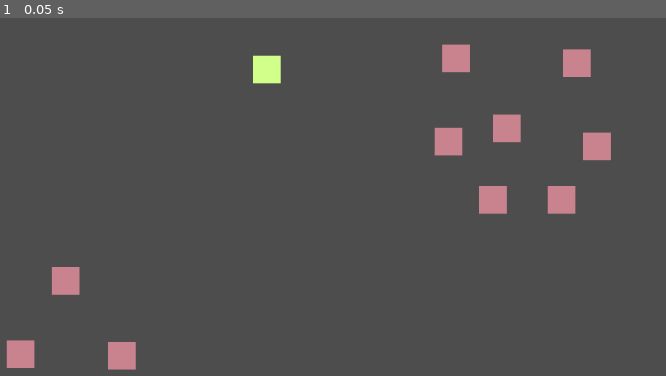
Above: before the commit, frame 1.
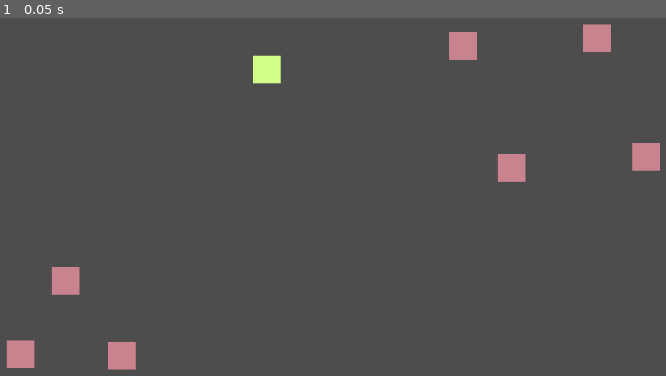
Above: after the commit, the same moment.

Repository: jonathaneeckhout/jdungeon-level-server
Game: Godot game, scene res://scenes/Levels/Grassland/Grassland.tscn
Same seed, same stepped clock (60 frames per second), same inputs: the game is played once before the commit and once after it. This scene is started directly instead of the project's main scene.
Inputs:
- Up to frame 1 (0.05 s): no input

The runs differ from the first frame. In frame 1, 3.4% of the frame differs, in the area x 65-100%, y 1-55%.
Error in both runs: Invalid access to property or key 'response' on a base object of type 'bool'. (res://scripts/commonConnection.gd:25)

Commit message:
make sheep wander

Diff:
--- a/scenes/Enemies/Sheep/Sheep.gd
+++ b/scenes/Enemies/Sheep/Sheep.gd
@@ -1,8 +1,60 @@
 extends "res://scripts/entity.gd"
 
+enum STATES { IDLE, MOVE, RUN }
+
 const CLASS = "Sheep"
+const MIN_IDLE_TIME = 3
+const MAX_IDLE_TIME = 10
+const MAX_WANDER_DISTANCE = 256
+const MOVE_SPEED = 75.0
+const ARRIVAL_DISTANCE = 8
+
+var state = STATES.IDLE
+var starting_postion: Vector2
+var wander_target: Vector2
+
+@onready var idle_timer = Timer.new()
 
 
 func _ready():
 	super()
 	$Interface/Name.text = CLASS
+
+	starting_postion = position
+
+	idle_timer.one_shot = true
+	add_child(idle_timer)
+	idle_timer.start(randi_range(MIN_IDLE_TIME, MAX_IDLE_TIME))
+
+
+func fsm(_delta):
+	match state:
+		STATES.IDLE:
+			if idle_timer.is_stopped():
+				state = STATES.MOVE
+				find_random_spot()
+		STATES.MOVE:
+			_handle_move()
+		STATES.RUN:
+			pass
+
+
+func find_random_spot():
+	wander_target = Vector2(
+		randi_range(
+			starting_postion.x - MAX_WANDER_DISTANCE, starting_postion.x + MAX_WANDER_DISTANCE
+		),
+		randi_range(
+			starting_postion.y - MAX_WANDER_DISTANCE, starting_postion.y + MAX_WANDER_DISTANCE
+		)
+	)
+
+
+func _handle_move():
+	if position.distance_to(wander_target) > ARRIVAL_DISTANCE:
+		velocity = position.direction_to(wander_target) * MOVE_SPEED
+		state = STATES.MOVE
+	else:
+		velocity = Vector2.ZERO
+		state = STATES.IDLE
+		idle_timer.start(randi_range(MIN_IDLE_TIME, MAX_IDLE_TIME))
--- a/scenes/Levels/Grassland/Grassland.tscn
+++ b/scenes/Levels/Grassland/Grassland.tscn
@@ -31,37 +31,22 @@
 respawn_time = 3
 
 [node name="Ram" parent="EnemySpawnLocations" instance=ExtResource("3_tknl2")]
-position = Vector2(813, 271)
+position = Vector2(840, 225)
 enemy_scene = ExtResource("4_8pf27")
 respawn_time = 10
 
-[node name="Sheep3" parent="EnemySpawnLocations" instance=ExtResource("3_tknl2")]
-position = Vector2(749, 187)
-enemy_scene = ExtResource("4_emfvs")
-respawn_time = 10
-
 [node name="Sheep4" parent="EnemySpawnLocations" instance=ExtResource("3_tknl2")]
-position = Vector2(760, 67)
+position = Vector2(770, 49)
 enemy_scene = ExtResource("4_emfvs")
 respawn_time = 10
 
 [node name="Sheep5" parent="EnemySpawnLocations" instance=ExtResource("3_tknl2")]
-position = Vector2(934, 74)
-enemy_scene = ExtResource("4_emfvs")
-respawn_time = 10
-
-[node name="Sheep6" parent="EnemySpawnLocations" instance=ExtResource("3_tknl2")]
-position = Vector2(963, 194)
-enemy_scene = ExtResource("4_emfvs")
-respawn_time = 10
-
-[node name="Sheep7" parent="EnemySpawnLocations" instance=ExtResource("3_tknl2")]
-position = Vector2(912, 271)
+position = Vector2(963, 38)
 enemy_scene = ExtResource("4_emfvs")
 respawn_time = 10
 
 [node name="Sheep2" parent="EnemySpawnLocations" instance=ExtResource("3_tknl2")]
-position = Vector2(833, 168)
+position = Vector2(1034, 209)
 enemy_scene = ExtResource("4_emfvs")
 respawn_time = 10
 
